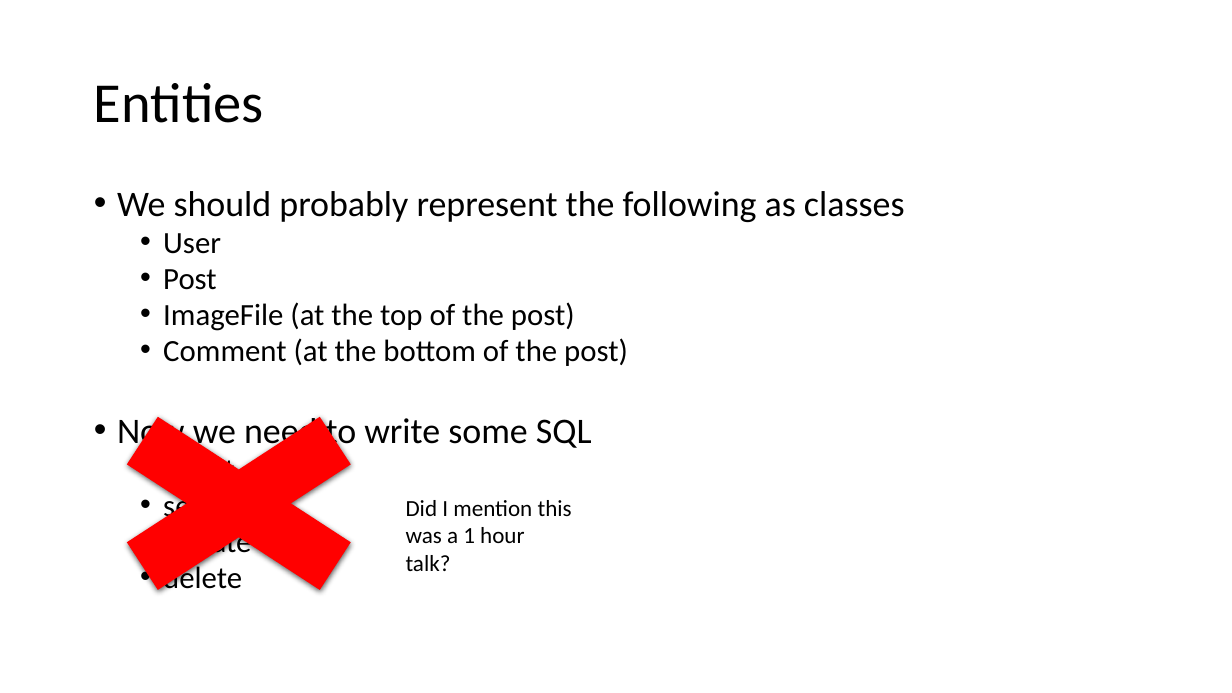
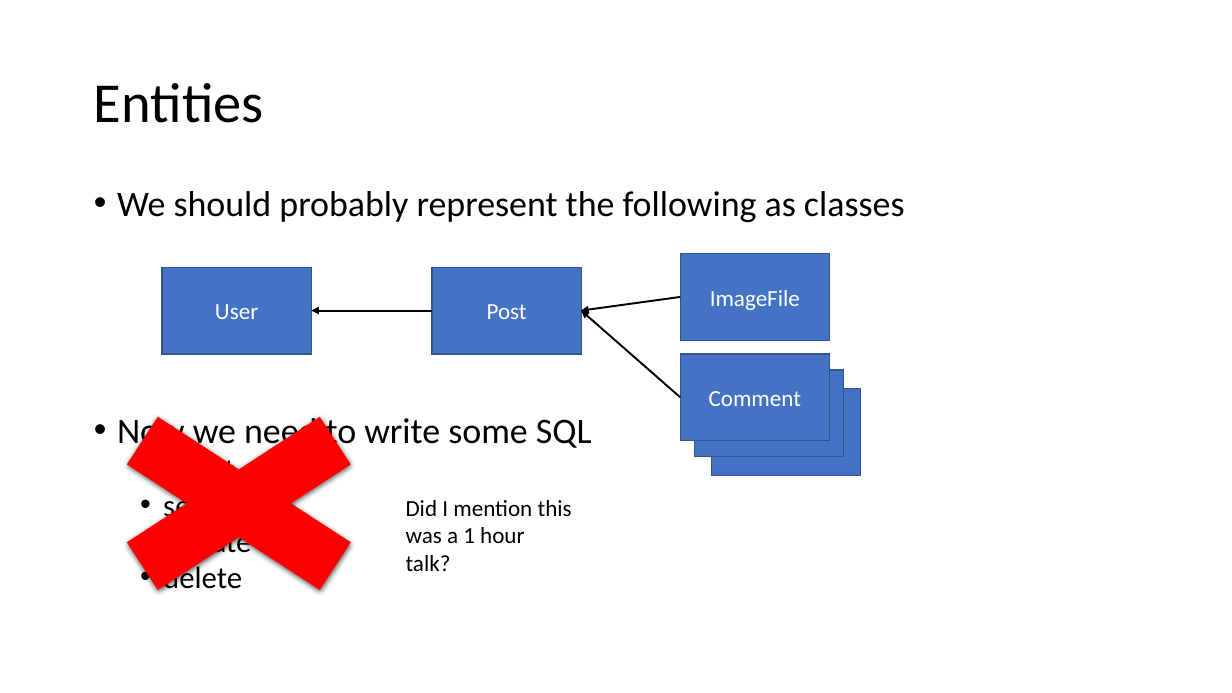
Before and after one commit to aibolit/SixOneFourEight, a slide deck: slide 12 of Presentation.pptx. Drawn at 1232x693 pixels with LibreOffice and Linux fonts; fonts in the diff are those of the drawing. Boxes give left, top, right and bottom in pixels: in the first picture for what was removed or moved away, otherwise in the second. Text is boxed around its words. In the diff, an @@ line names an element or a change of style, - is before the commit and + after.

Commit message:
more ppt

```diff
--- a/Presentation.pptx
+++ b/Presentation.pptx
@@ text at box(163, 233, 628, 366): paragraphs removed @@
-  • User
-  • Post
-  • ImageFile (at the top of the post)
-  • Comment (at the bottom of the post)
@@ rectangle added at box(162, 267, 311, 354), fill #4472C4, outline #325491 1 pt, 18 pt, text #FFFFFF @@
+User
@@ rectangle added at box(433, 267, 582, 354), fill #4472C4, outline #325491 1 pt, 18 pt, text #FFFFFF @@
+Post
@@ rectangle added at box(680, 253, 830, 340), fill #4472C4, outline #325491 1 pt, 18 pt, text #FFFFFF @@
+ImageFile
@@ arrow added from (680, 297) to (581, 311), #000000 1.5 pt @@
@@ arrow added from (433, 311) to (311, 311), #000000 1.5 pt @@
@@ arrow added from (680, 397) to (581, 311), #000000 1.5 pt @@
@@ rectangle added at box(680, 354, 830, 441), fill #4472C4, outline #325491 1 pt, 18 pt, text #FFFFFF @@
+Comment
@@ rectangle added at box(694, 371, 844, 457), fill #4472C4, outline #325491 1 pt, 18 pt, text #FFFFFF @@
+User
@@ rectangle added at box(712, 389, 861, 476), fill #4472C4, outline #325491 1 pt @@
```
Also in this commit, not shown: 8 other slides changed, 1 slide added, 3 slides removed, 2 other files.
